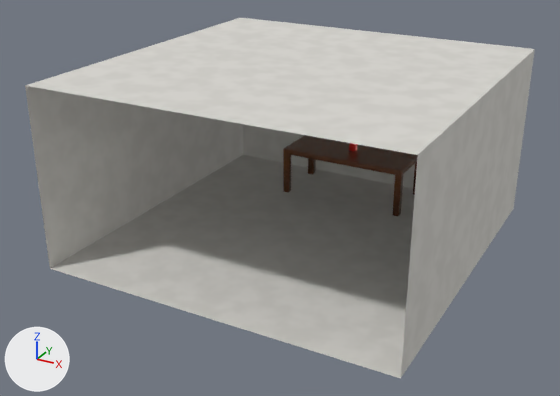
Two versions of the Blender file Render/Cormac Wilson/Render/Stanley Water Bottle_better.blend, one commit apart.
Camera for both pictures: a 50 mm camera at (76.1, -148.4, 82.9) aimed at (-2.4, -5.8, 11.7). The lights are fixed; the arrows at lower left show +X, +Y and +Z. The picture after the commit comes second.

In view in the first picture: 'Room', 'Table' and 1 more.
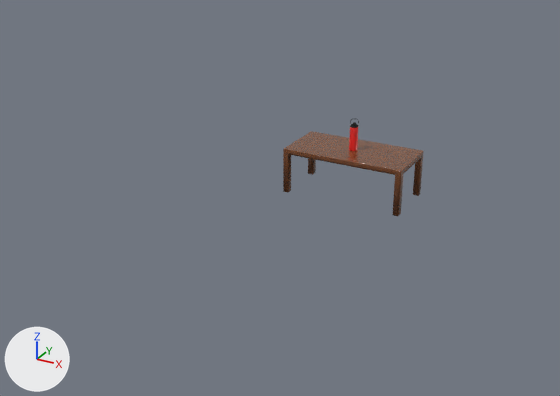
What the commit changed:
Object 'Room' (ob_room) is deleted.

Location of each change, [x1, y1, x2, y2] in pixels of the pictures (560 x 396 px):
'Room', deleted: before [25, 18, 535, 378]
